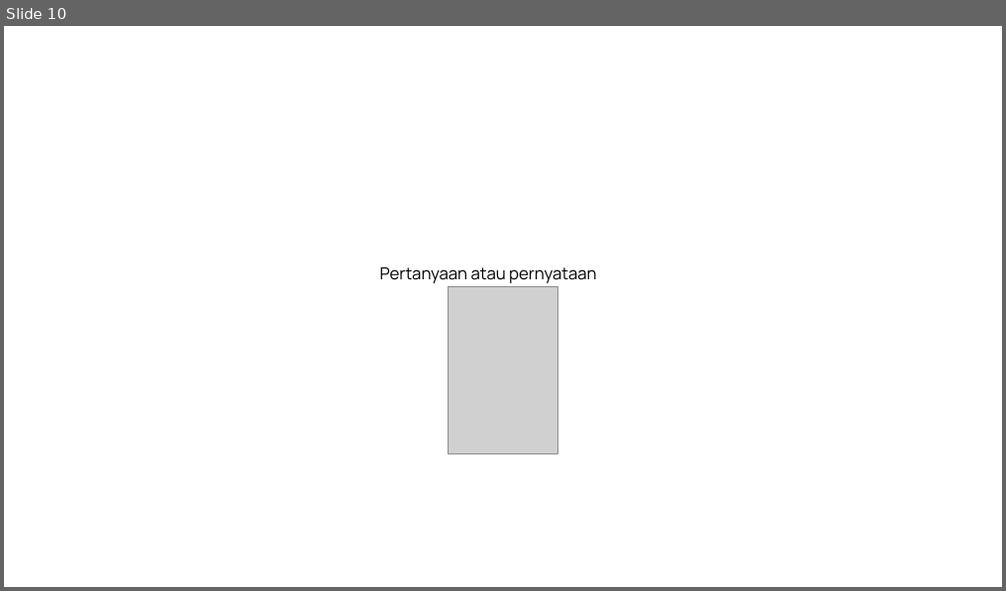
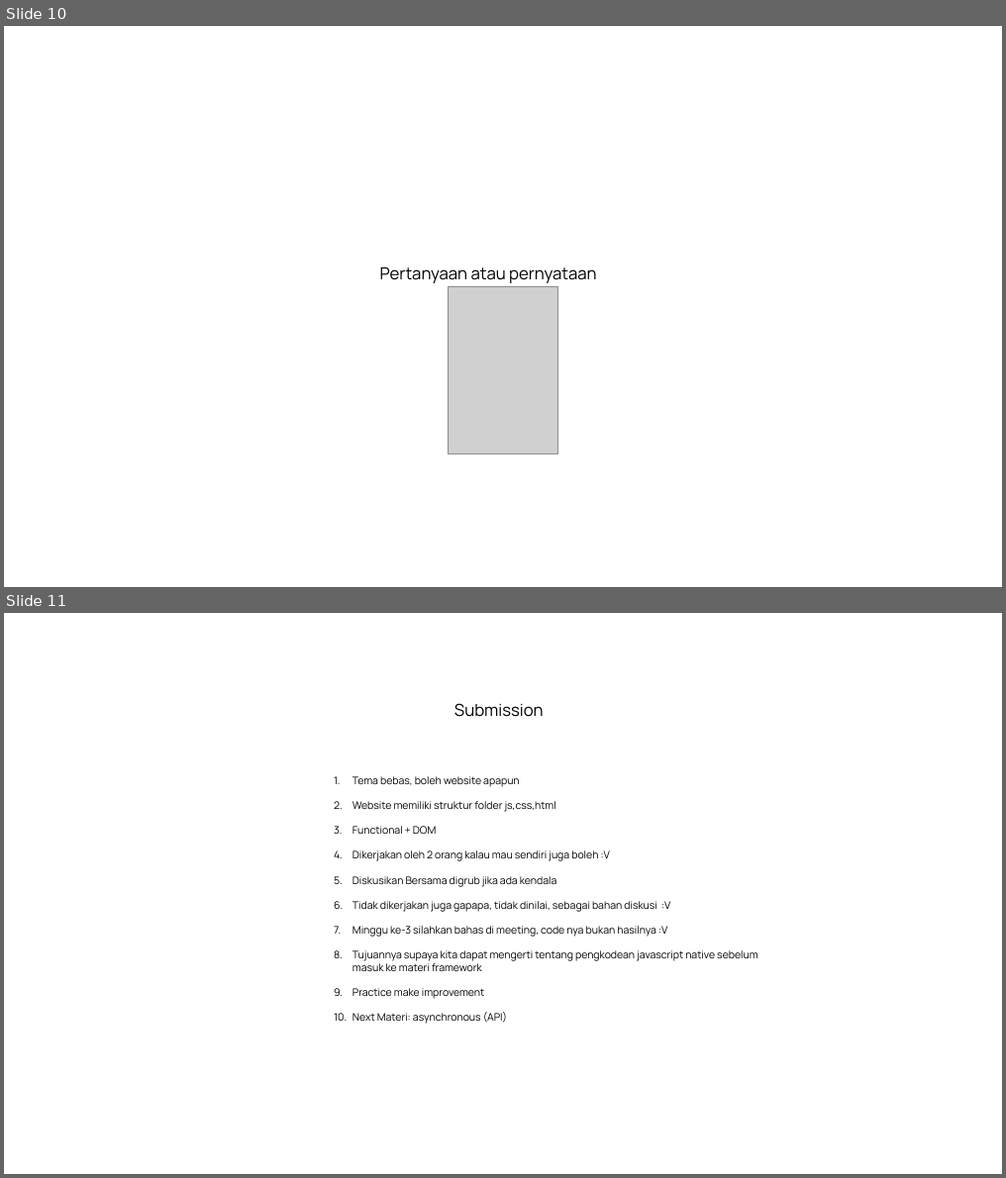
Before and after one commit to saddam-satria/learning-material, a slide deck: march/week-2/meeting-2/PPT.pptx. Shown one above the other, each under a label of ours: slide 10 before the commit, slides 10 and 11 after it. The pictures are 1006x591 and 1006x1178 pixels, drawn with LibreOffice and Linux fonts; fonts in the diff are those of the drawing; grey boxes stand for pictures. Boxes give left, top, right and bottom in pixels: in the first picture for what was removed or moved away, otherwise in the second. Text is boxed around its words. In the diff, an @@ line names an element or a change of style, - is before the commit and + after.

Commit message:
new material

```diff
--- a/march/week-2/meeting-2/PPT.pptx
+++ b/march/week-2/meeting-2/PPT.pptx
@@ slide 11 added at [4, 613, 1002, 1174], background #FFFFFF @@
@@ text added at [454, 703, 544, 717], 16 pt, text #000000 @@
+Submission
@@ text added at [352, 776, 757, 1024], 10 pt, text #000000 @@
+1. Tema bebas, boleh website apapun
+2. Website memiliki struktur folder js,css,html
+3. Functional + DOM
+4. Dikerjakan oleh 2 orang kalau mau sendiri juga boleh :V
+5. Diskusikan Bersama digrub jika ada kendala
+6. Tidak dikerjakan juga gapapa, tidak dinilai, sebagai bahan diskusi :V
+7. Minggu ke-3 silahkan bahas di meeting, code nya bukan hasilnya :V
+8. Tujuannya supaya kita dapat mengerti tentang pengkodean javascript native sebelum masuk ke materi framework
+9. Practice make improvement
+10. Next Materi: asynchronous (API)
```
Also in this commit, not shown: 7 other files.
